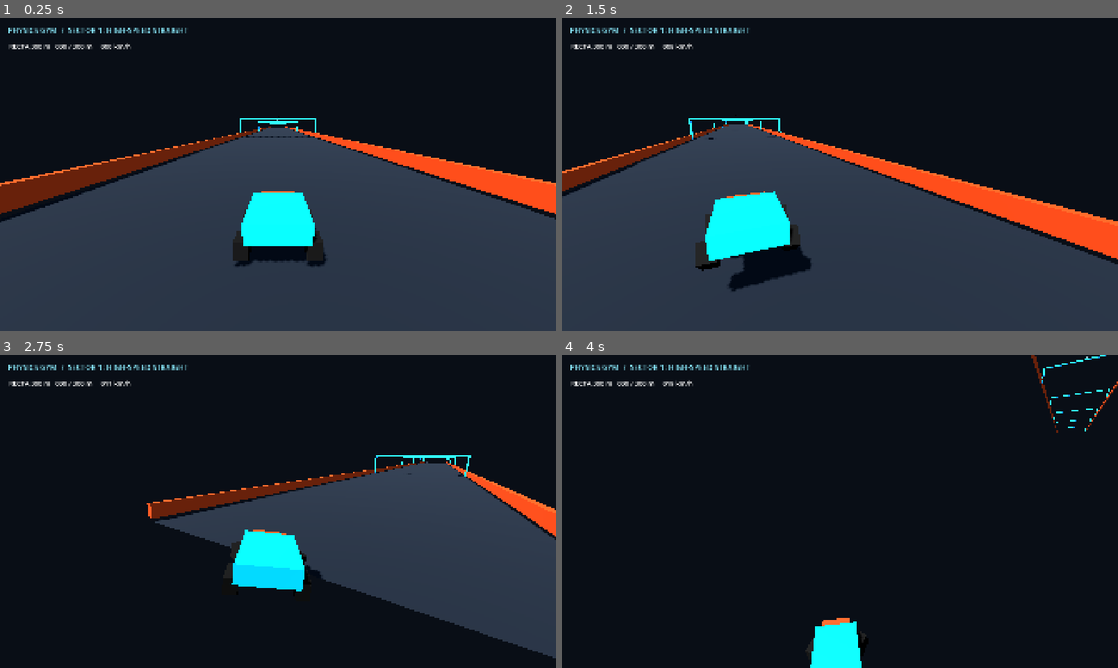
Above: before the commit, frames 1-4 (two rows, left to right).
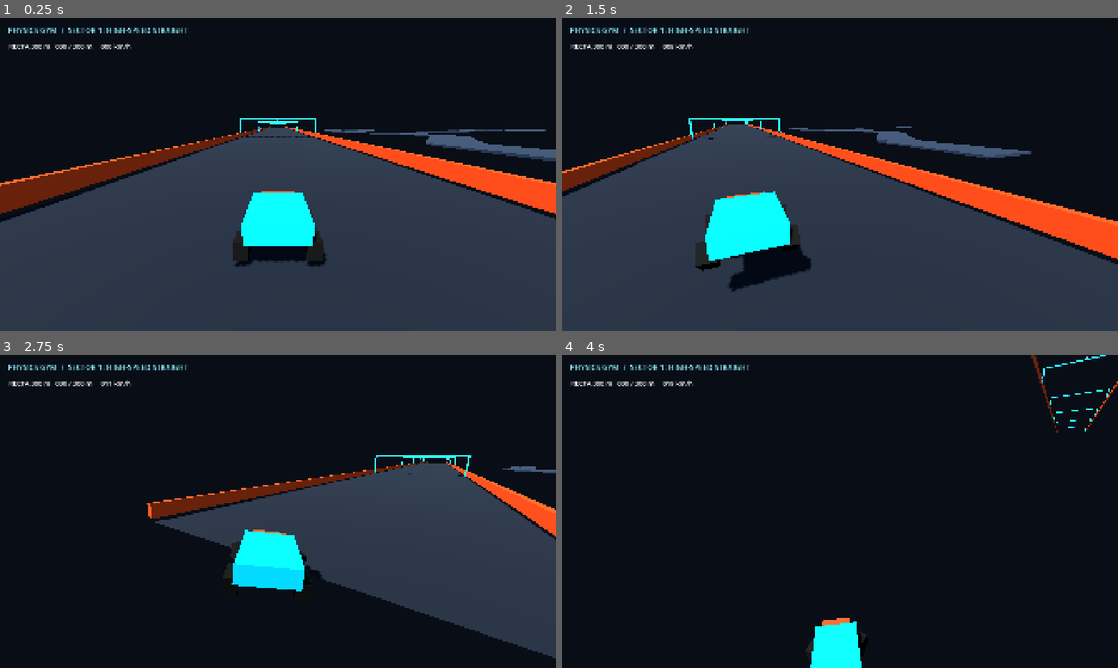
Above: after the commit, the same moments.

Repository: GammaYoshimura/kart
Game: Godot game, scene res://scenes/prototype/physics_gym.tscn
The game is run twice, just before and just after one commit, with the same random seed, the same clock (stepped at 60 frames per second) and the same inputs. This scene is started directly instead of the project's main scene.
Inputs:
- Up to frame 1 (0.25 s): no input
- Up to frame 2 (1.5 s): hold D (steer_right) 0.53-1.28 s; hold Q (aim_backward) 0.53-1.28 s; tap Space (drift_hop) at 0.77 s; hold S (brake_reverse) from 1.28 s (still down); tap Page Down (toggle_perf_overlay) at 1.35 s
- Up to frame 3 (2.75 s): tap Space (drift_hop) at 1.52 s; release S (brake_reverse) at 2.03 s; hold D (steer_right) from 2.03 s (still down); hold E (use_item) from 2.03 s (still down)
- Up to frame 4 (4 s): release D (steer_right) at 2.78 s; release E (use_item) at 2.78 s; hold W (accelerate) 2.78-3.53 s; tap Q (aim_backward) at 2.85 s; tap Space (drift_hop) at 3.02, 3.77 s; hold A (steer_left) from 3.53 s (still down); tap Page Down (toggle_perf_overlay) at 3.6 s

The runs differ from the first frame. In frame 1, 1.2% of the frame differs, in the area x 58-100%, y 35-46%; in frame 2, 1.0%; in frame 3, 0.1%; in frame 4, nothing differs.

Commit message:
feat: add drift handling gym sector

Diff:
--- a/scenes/prototype/physics_gym.gd
+++ b/scenes/prototype/physics_gym.gd
@@ -7,6 +7,7 @@
 @onready var _kart: KartSimBody = $Kart
 @onready var _readout: Label = $HUD/Readout
 var _gate_material: StandardMaterial3D
+var _drift_road_material: StandardMaterial3D
 
 
 func _ready() -> void:
@@ -15,7 +16,11 @@
 	_gate_material.emission_enabled = true
 	_gate_material.emission = Color(0.04, 0.3, 0.55, 1.0)
 	_gate_material.emission_energy_multiplier = 1.4
+	_drift_road_material = StandardMaterial3D.new()
+	_drift_road_material.albedo_color = Color(0.15, 0.19, 0.24, 1.0)
+	_drift_road_material.roughness = 0.88
 	_build_distance_gates()
+	_build_drift_sector()
 
 
 func _process(_delta: float) -> void:
@@ -49,3 +54,55 @@
 	mesh_instance.material_override = _gate_material
 	mesh_instance.position = beam_position
 	parent.add_child(mesh_instance)
+
+
+func _build_drift_sector() -> void:
+	var manual_centerline: Array[Vector3] = [
+		Vector3(28.0, 0.0, 135.0), Vector3(28.0, 0.0, 115.0),
+		Vector3(36.0, 0.0, 103.0), Vector3(46.0, 0.0, 90.0),
+		Vector3(46.0, 0.0, 75.0), Vector3(36.0, 0.0, 63.0),
+		Vector3(28.0, 0.0, 50.0), Vector3(28.0, 0.0, 30.0),
+		Vector3(34.0, 0.0, 20.0), Vector3(45.0, 0.0, 15.0),
+	]
+	for angle_index: int in range(1, 13):
+		var angle: float = PI - PI * float(angle_index) / 12.0
+		manual_centerline.append(Vector3(75.0 + cos(angle) * 30.0, 0.0, 15.0 + sin(angle) * 30.0))
+	manual_centerline.append(Vector3(122.0, 0.0, 15.0))
+	for angle_index: int in range(1, 9):
+		var angle: float = PI - PI * float(angle_index) / 8.0
+		manual_centerline.append(Vector3(134.0 + cos(angle) * 12.0, 0.0, 15.0 + sin(angle) * 12.0))
+	for point_index: int in range(manual_centerline.size() - 1):
+		_add_drift_road_segment(manual_centerline[point_index], manual_centerline[point_index + 1], point_index)
+	_add_sector_label("S-CURVES / 90° / R30 180° / R12 HAIRPIN", Vector3(82.0, 3.0, -25.0))
+
+
+func _add_drift_road_segment(start: Vector3, finish: Vector3, segment_index: int) -> void:
+	var planar_delta: Vector3 = finish - start
+	planar_delta.y = 0.0
+	var segment_length: float = planar_delta.length() + 0.8
+	var road: StaticBody3D = StaticBody3D.new()
+	road.name = "DriftRoad_%03d" % segment_index
+	road.position = (start + finish) * 0.5 + Vector3.DOWN * 0.15
+	road.rotation.y = atan2(planar_delta.x, planar_delta.z)
+	road.collision_layer = 1
+	var road_mesh: BoxMesh = BoxMesh.new()
+	road_mesh.size = Vector3(8.0, 0.3, segment_length)
+	var mesh_instance: MeshInstance3D = MeshInstance3D.new()
+	mesh_instance.mesh = road_mesh
+	mesh_instance.material_override = _drift_road_material
+	road.add_child(mesh_instance)
+	var road_shape: BoxShape3D = BoxShape3D.new()
+	road_shape.size = road_mesh.size
+	var collision: CollisionShape3D = CollisionShape3D.new()
+	collision.shape = road_shape
+	road.add_child(collision)
+	add_child(road)
+
+
+func _add_sector_label(text_value: String, label_position: Vector3) -> void:
+	var label: Label3D = Label3D.new()
+	label.text = text_value
+	label.position = label_position
+	label.font_size = 48
+	label.modulate = Color(1.0, 0.72, 0.2)
+	add_child(label)
Not shown, changed: docs/ROADMAP_PROGRESS.md
